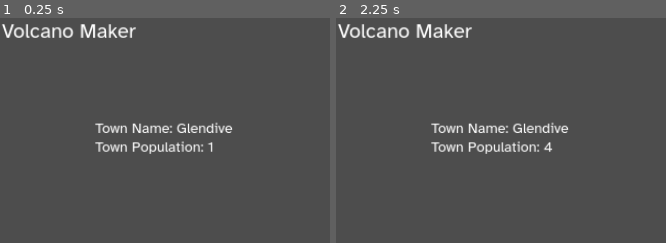
Above: before the commit, frames 1-2 (left to right).
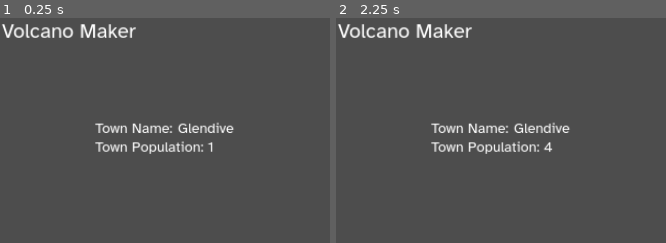
Above: after the commit, the same moments.

Repository: wycre/volcanomaker
Game: Godot game, scene res://Game.tscn
The game is run twice, just before and just after one commit, with the same random seed, the same clock (stepped at 60 frames per second) and the same inputs.
Inputs:
- Up to frame 1 (0.25 s): no input
- Up to frame 2 (2.25 s): click "Lava" at 0.5 s; click "Lava" at 1.25 s; click "Lava" at 2 s
The pictures show only the part of the screen within x 50-100%, y 0-50%; the shares and areas given below are measured in that part.

The runs differ from the first frame. In frame 1, 0.5% of the frame differs, in the area x 53-71%, y 46-52%; in frame 2, 0.5%.

Commit message:
Append New to town name on rebuild

Diff:
--- a/Game.tscn
+++ b/Game.tscn
@@ -188,16 +188,27 @@
 theme_override_font_sizes/font_size = 35
 text = "Town Population: "
 
-[node name="TownName" type="Label" parent="TownArea"]
+[node name="TownNameLabel" type="Label" parent="TownArea"]
 layout_mode = 2
 offset_left = 7.0
 offset_top = -7.0
-offset_right = 359.0
+offset_right = 205.0
 offset_bottom = 38.0
 theme = ExtResource("4_ag2wq")
 theme_type_variation = &"HeaderLarge"
 theme_override_font_sizes/font_size = 35
 text = "Town Name:"
+
+[node name="TownName" type="Label" parent="TownArea"]
+layout_mode = 2
+offset_left = 205.0
+offset_top = -7.0
+offset_right = 557.0
+offset_bottom = 38.0
+theme = ExtResource("4_ag2wq")
+theme_type_variation = &"HeaderLarge"
+theme_override_font_sizes/font_size = 35
+text = "Namington"
 
 [node name="PopCount" type="Label" parent="TownArea"]
 layout_mode = 0
--- a/Scripts/main.gd
+++ b/Scripts/main.gd
@@ -68,6 +68,7 @@
 
 
 	# Reset Town
+	$TownArea/TownName.text = "New " + $TownArea/TownName.text
 	$TownArea.damage_town(_fluid_type ,town_destruction[_fluid_type])
 	$TownArea.timer_active = true
 
@@ -96,4 +97,4 @@
 			names.append(line)
 	var chosen_name = names[randi() % names.size()]
 	$Newspaper.town_name = chosen_name
-	$TownArea/TownName.text = "Town Name: " + chosen_name
+	$TownArea/TownName.text = chosen_name
